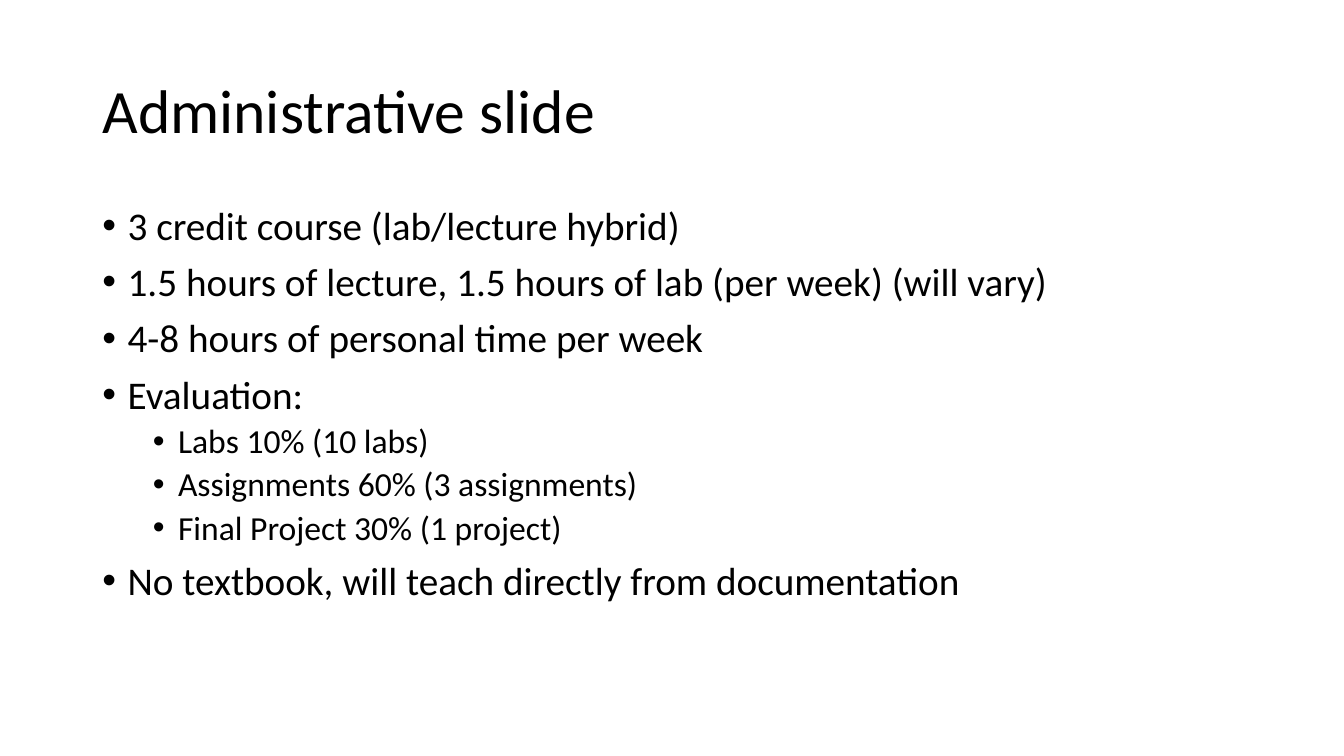
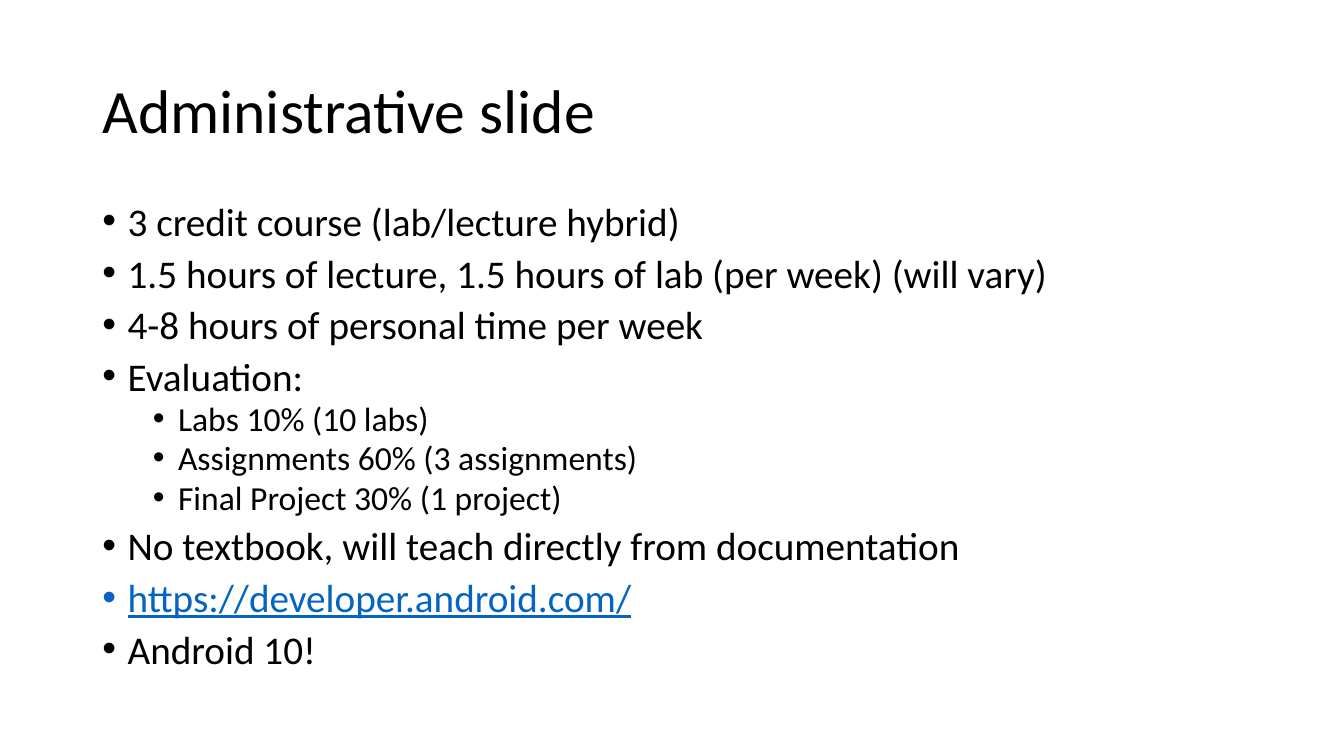
Before and after one commit to russellu/cs230, a slide deck: slide 2 of Lecture_First.pptx. Drawn at 1344x756 pixels with LibreOffice and Linux fonts; fonts in the diff are those of the drawing. Boxes give left, top, right and bottom in pixels: in the first picture for what was removed or moved away, otherwise in the second. Text is boxed around its words. In the diff, an @@ line names an element or a change of style, - is before the commit and + after.

Commit message:
Add

```diff
--- a/Lecture_First.pptx
+++ b/Lecture_First.pptx
@@ text at bbox=[128, 207, 1046, 567]: line spacing 0.9 to 0.8 @@
@@ text at bbox=[128, 584, 631, 665]: paragraphs added @@
+• https://developer.android.com/
+• Android 10!
```
Also in this commit, not shown: 6 slides added.
